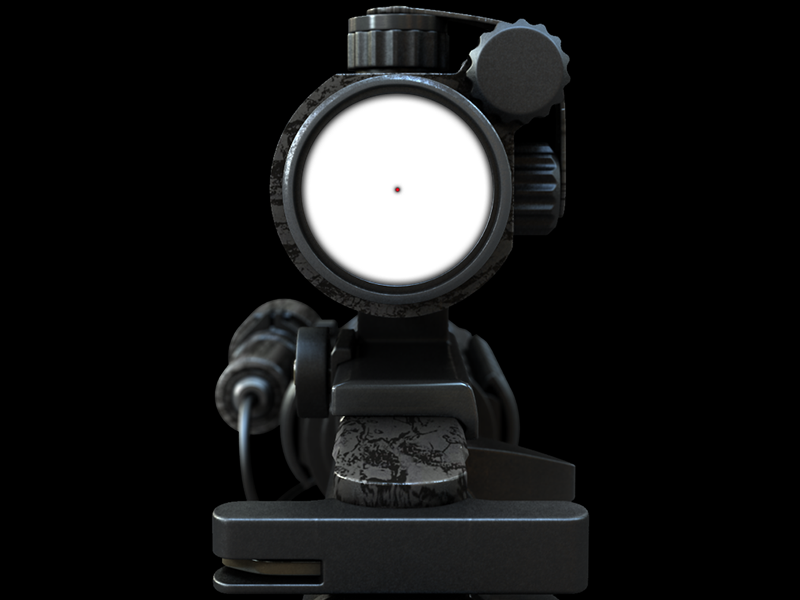
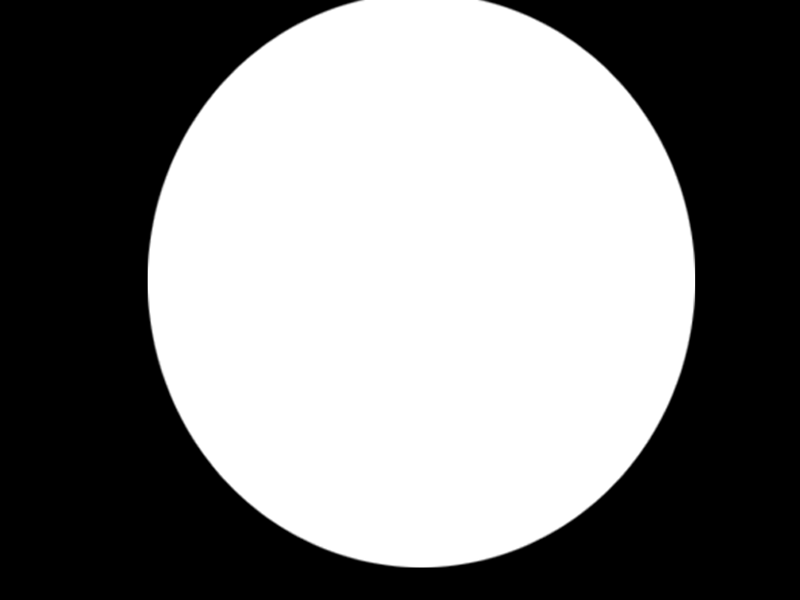
Revision of a layered 800x600 image; what changed, layer by layer:
removed layer "027_C8_DOT" over <box>208,2,593,600</box>
showed "KHUNG ĐEN", moved it above "KHUNG TRẮNG VUÔNG", painted on it over <box>147,0,696,600</box>
hid "Layer Đen", moved it above "KHUNG SHOT GUN NHỎ" over <box>147,0,696,600</box>
hid "KHUNG RUGER CHARGER", painted on it over <box>147,0,696,586</box>
